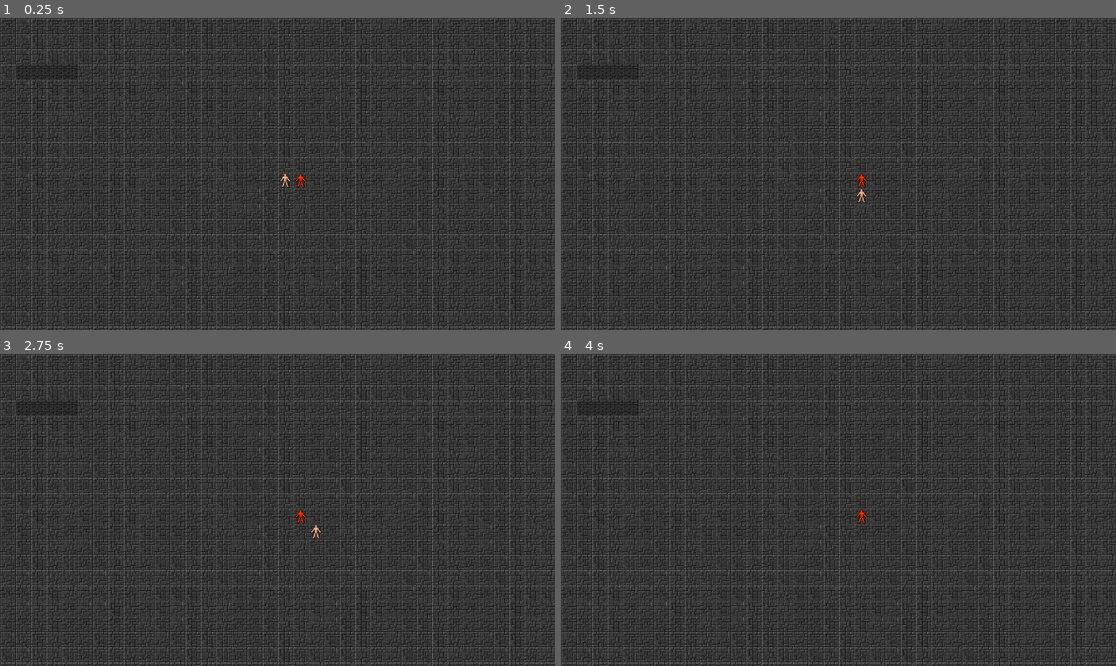
Above: before the commit, frames 1-4 (two rows, left to right).
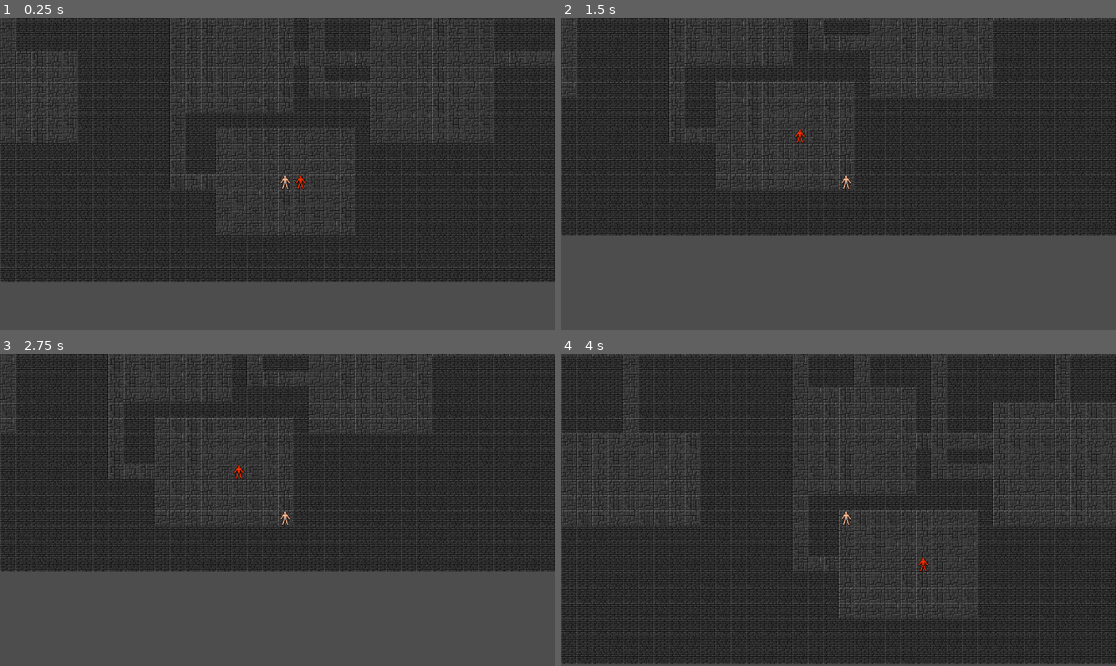
Above: after the commit, the same moments.

Repository: Smileybob72801/Pathfinder-Roguelike
Game: Godot game, scene res://src/Game/game.tscn
Two runs of this game, one before a commit and one after it. Both use one fixed random seed, a clock stepped at 60 frames per second and the inputs below.
Inputs:
- Up to frame 1 (0.25 s): no input
- Up to frame 2 (1.5 s): tap Enter at 0.5 s; hold Right (ui_right) 0.53-1.28 s; tap Space at 1.25 s; hold Down (ui_down) from 1.28 s (still down)
- Up to frame 3 (2.75 s): tap Enter at 2 s; release Down (ui_down) at 2.03 s; hold Right (ui_right) from 2.03 s (still down)
- Up to frame 4 (4 s): tap Space at 2.75 s; release Right (ui_right) at 2.78 s; hold Up (ui_up) 2.78-3.53 s; tap Enter at 3.5 s; hold Left (ui_left) from 3.53 s (still down)

The runs differ from the first frame. In frame 1, 37% of the frame differs, in the area x 0-100%, y 0-100%; in frame 2, 39%; in frame 3, 39%; in frame 4, 34%.

Commit message:
feat(map-gen): add config-driven procedural dungeon generation
Replace the hard-coded demo map with a procedural dungeon generator
built around reusable configs and resources.

- Introduce DungeonGenerator with GenerationResult output
- Add RoomPlacer and CorridorCarver extension points
- Implement rectangular room placement and L-shaped corridors
- Define default generation configs as Godot resources
- Spawn player from generated room centers instead of screen center

This establishes the foundation for scalable, data-driven map generation.

Diff:
--- /dev/null
+++ b/assets/definitions/map/gen_config/corridor_config/l_corridor_carver_default.tres
@@ -0,0 +1,7 @@
+[gd_resource type="Resource" script_class="LCorridorCarver" load_steps=2 format=3 uid="uid://cw82wxgvglpal"]
+
+[ext_resource type="Script" uid="uid://lahsp5fgvso7" path="res://src/Map/Generation/Corridors/l_corridor_carver.gd" id="1_fmpj5"]
+
+[resource]
+script = ExtResource("1_fmpj5")
+metadata/_custom_type_script = "uid://lahsp5fgvso7"
--- /dev/null
+++ b/assets/definitions/map/gen_config/dungeon_gen_config_default.tres
@@ -0,0 +1,11 @@
+[gd_resource type="Resource" script_class="DungeonGenConfig" load_steps=4 format=3 uid="uid://y4cfj10mjhe8"]
+
+[ext_resource type="Resource" uid="uid://cw82wxgvglpal" path="res://assets/definitions/map/gen_config/corridor_config/l_corridor_carver_default.tres" id="1_rr7oy"]
+[ext_resource type="Resource" uid="uid://y7j8xel3q5xk" path="res://assets/definitions/map/gen_config/room_config/rect_room_placer_default.tres" id="2_nuecr"]
+[ext_resource type="Script" uid="uid://bu4d3486tsfs3" path="res://src/Map/Generation/dungeon_gen_config.gd" id="3_nw1ek"]
+
+[resource]
+script = ExtResource("3_nw1ek")
+room_placer = ExtResource("2_nuecr")
+corridor_carver = ExtResource("1_rr7oy")
+metadata/_custom_type_script = "uid://bu4d3486tsfs3"
--- /dev/null
+++ b/assets/definitions/map/gen_config/room_config/rect_room_placer_default.tres
@@ -0,0 +1,7 @@
+[gd_resource type="Resource" script_class="RectRoomPlacer" load_steps=2 format=3 uid="uid://y7j8xel3q5xk"]
+
+[ext_resource type="Script" uid="uid://frswhralkobl" path="res://src/Map/Generation/Rooms/rect_room_placer.gd" id="1_hvk5w"]
+
+[resource]
+script = ExtResource("1_hvk5w")
+metadata/_custom_type_script = "uid://frswhralkobl"
--- a/src/Game/event_handler.gd
+++ b/src/Game/event_handler.gd
@@ -2,21 +2,34 @@
 
 extends Node
 
+const MOVE_DELAY_MS := 50
+
+var _last_move_time_ms: int = 0
+
+
 func get_action() -> Action:
+	var now_ms := Time.get_ticks_msec()
+
+	if now_ms - _last_move_time_ms < MOVE_DELAY_MS:
+		return null
+
 	var action: Action = null
+	var move_distance: int = 1
 
-	var moveDistance: int = 1
+	if Input.is_action_pressed("ui_up"):
+		action = MovementAction.new(0, -move_distance)
+	elif Input.is_action_pressed("ui_down"):
+		action = MovementAction.new(0, move_distance)
+	elif Input.is_action_pressed("ui_left"):
+		action = MovementAction.new(-move_distance, 0)
+	elif Input.is_action_pressed("ui_right"):
+		action = MovementAction.new(move_distance, 0)
 
-	if Input.is_action_just_pressed("ui_up"):
-		action = MovementAction.new(0, -(moveDistance))
-	elif Input.is_action_just_pressed("ui_down"):
-		action = MovementAction.new(0, moveDistance)
-	elif Input.is_action_just_pressed("ui_left"):
-		action = MovementAction.new(-(moveDistance), 0)
-	elif Input.is_action_just_pressed("ui_right"):
-		action = MovementAction.new(moveDistance, 0)
+	if action:
+		_last_move_time_ms = now_ms
+		return action
 
 	if Input.is_action_just_pressed("ui_cancel"):
-		action = EscapeAction.new()
+		return EscapeAction.new()
 
-	return action
+	return null
--- a/src/Game/game.gd
+++ b/src/Game/game.gd
@@ -1,4 +1,5 @@
 class_name Game
+
 extends Node2D
 
 const player_definition: EntityDefinition = preload("res://assets/definitions/entities/actors/entity_definition_player.tres")
@@ -9,9 +10,14 @@
 @onready var map: Map = $Map
 
 func _ready() -> void:
-	var player_start_pos: Vector2i = Grid.world_to_grid(get_viewport_rect().size.floor() / 2)
+	var player_start_pos: Vector2i = map.get_player_spawn()
 	player = Entity.new(player_start_pos, player_definition)
 	entities.add_child(player)
+
+	var camera: Camera2D = $Camera2D
+	remove_child(camera)
+	player.add_child(camera)
+
 	var npc := Entity.new(player_start_pos + Vector2i.RIGHT, player_definition)
 	npc.modulate = Color.ORANGE_RED
 	entities.add_child(npc)
--- a/src/Game/game.tscn
+++ b/src/Game/game.tscn
@@ -1,9 +1,11 @@
-[gd_scene load_steps=5 format=3 uid="uid://h55jsqf73lyx"]
+[gd_scene load_steps=7 format=3 uid="uid://h55jsqf73lyx"]
 
 [ext_resource type="Script" uid="uid://c6si3ker444vh" path="res://src/Game/game.gd" id="1_60cvd"]
 [ext_resource type="Script" uid="uid://cn2nl54elf2lj" path="res://src/Map/map.gd" id="3_3s8ir"]
 [ext_resource type="TileSet" uid="uid://bp3jqmorgaduo" path="res://assets/tilesets/dcss_tileset.tres" id="3_bob6j"]
 [ext_resource type="Script" uid="uid://bojmjnun6jh7q" path="res://src/Game/event_handler.gd" id="3_sag4g"]
+[ext_resource type="Script" uid="uid://pe54was57ngv" path="res://src/Map/Generation/dungeon_generator.gd" id="5_3s8ir"]
+[ext_resource type="Resource" uid="uid://y4cfj10mjhe8" path="res://assets/definitions/map/gen_config/dungeon_gen_config_default.tres" id="6_7m6cs"]
 
 [node name="Game" type="Node2D"]
 script = ExtResource("1_60cvd")
@@ -13,6 +15,7 @@
 
 [node name="Map" type="Node2D" parent="." node_paths=PackedStringArray("floor_layer", "wall_layer")]
 script = ExtResource("3_3s8ir")
+map_height = 80
 floor_layer = NodePath("FloorLayer")
 wall_layer = NodePath("WallLayer")
 
@@ -22,4 +25,10 @@
 [node name="WallLayer" type="TileMapLayer" parent="Map"]
 tile_set = ExtResource("3_bob6j")
 
+[node name="DungeonGenerator" type="Node" parent="Map"]
+script = ExtResource("5_3s8ir")
+config = ExtResource("6_7m6cs")
+
 [node name="Entities" type="Node2D" parent="."]
+
+[node name="Camera2D" type="Camera2D" parent="."]
--- /dev/null
+++ b/src/Map/Generation/Corridors/l_corridor_carver.gd
@@ -0,0 +1,42 @@
+class_name LCorridorCarver
+
+extends CorridorCarver
+
+func connect_rooms(
+	map_data: MapData,
+	rng: RandomNumberGenerator,
+	config: DungeonGenConfig,
+	room_centers: Array[Vector2i],
+	carve_floor: Callable
+) -> void:
+	if room_centers.size() < 2:
+		return
+
+	for i in range(1, room_centers.size()):
+		_tunnel_between(map_data, rng, room_centers[i - 1], room_centers[i], carve_floor)
+
+func _tunnel_between(
+	map_data: MapData,
+	rng: RandomNumberGenerator,
+	start: Vector2i,
+	end: Vector2i,
+	carve_floor: Callable
+) -> void:
+	if rng.randf() < 0.5:
+		_tunnel_horizontal(map_data, start.y, start.x, end.x, carve_floor)
+		_tunnel_vertical(map_data, end.x, start.y, end.y, carve_floor)
+	else:
+		_tunnel_vertical(map_data, start.x, start.y, end.y, carve_floor)
+		_tunnel_horizontal(map_data, end.y, start.x, end.x, carve_floor)
+
+func _tunnel_horizontal(map_data: MapData, y: int, x_start: int, x_end: int, carve_floor: Callable) -> void:
+	var x_min := mini(x_start, x_end)
+	var x_max := maxi(x_start, x_end)
+	for x in range(x_min, x_max + 1):
+		carve_floor.call(Vector2i(x, y))
+
+func _tunnel_vertical(map_data: MapData, x: int, y_start: int, y_end: int, carve_floor: Callable) -> void:
+	var y_min := mini(y_start, y_end)
+	var y_max := maxi(y_start, y_end)
+	for y in range(y_min, y_max + 1):
+		carve_floor.call(Vector2i(x, y))
--- /dev/null
+++ b/src/Map/Generation/Rooms/rect_room_placer.gd
@@ -0,0 +1,54 @@
+class_name RectRoomPlacer
+
+extends RoomPlacer
+
+func create_rooms(map_data: MapData, rng: RandomNumberGenerator, config: DungeonGenConfig) -> Array[Rect2i]:
+	var rooms: Array[Rect2i] = []
+
+	for _i in config.max_rooms:
+		var room_v: Variant = _try_make_room(map_data, rng, config)
+
+		if room_v == null:
+			continue
+
+		var room: Rect2i = room_v
+		if _overlaps_any(room, rooms, config.room_spacing):
+			continue
+
+		rooms.append(room)
+
+	return rooms
+
+func _try_make_room(map_data: MapData, rng: RandomNumberGenerator, config: DungeonGenConfig) -> Variant:
+	var width := rng.randi_range(config.room_min_size, config.room_max_size)
+	var height := rng.randi_range(config.room_min_size, config.room_max_size)
+
+	var min_x := config.padding_from_border
+	var min_y := config.padding_from_border
+	var max_x := map_data.width - width - config.padding_from_border
+	var max_y := map_data.height - height - config.padding_from_border
+
+	if max_x <= min_x or max_y <= min_y:
+		return null
+
+	return Rect2i(
+		rng.randi_range(min_x, max_x),
+		rng.randi_range(min_y, max_y),
+		width,
+		height
+	)
+
+func _overlaps_any(candidate: Rect2i, existing: Array[Rect2i], margin: int) -> bool:
+	var test := _inflated(candidate, margin)
+	for r in existing:
+		if test.intersects(r):
+			return true
+	return false
+
+func _inflated(rect: Rect2i, margin: int) -> Rect2i:
+	return Rect2i(
+		rect.position.x - margin,
+		rect.position.y - margin,
+		rect.size.x + (margin * 2),
+		rect.size.y + (margin * 2)
+	)
--- /dev/null
+++ b/src/Map/Generation/corridor_carver.gd
@@ -0,0 +1,12 @@
+class_name CorridorCarver
+
+extends Resource
+
+func connect_rooms(
+	map_data: MapData,
+	rng: RandomNumberGenerator,
+	config: DungeonGenConfig,
+	room_centers: Array[Vector2i],
+	carve_floor: Callable
+) -> void:
+	push_error("CorridorCarver.connect_rooms() not implemented")
--- /dev/null
+++ b/src/Map/Generation/dungeon_gen_config.gd
@@ -0,0 +1,22 @@
+class_name DungeonGenConfig
+
+extends Resource
+
+@export_category("Map")
+@export var padding_from_border: int = 1
+
+@export_category("Rooms")
+@export var max_rooms: int = 30
+@export var room_min_size: int = 6
+@export var room_max_size: int = 10
+@export var room_spacing: int = 1 # extra gap between rooms
+@export var room_placer: RoomPlacer
+
+@export_category("Corridors")
+@export var corridor_carver: CorridorCarver
+
+@export_category("Tiles")
+@export var floor_kind: MapData.TileKind = MapData.TileKind.FLOOR
+@export var wall_kind: MapData.TileKind = MapData.TileKind.WALL
+@export var floor_visual: MapData.TileVisual = MapData.TileVisual.FLOOR_FLAGSTONE
+@export var wall_visual: MapData.TileVisual = MapData.TileVisual.WALL_STONE_BRICK
--- /dev/null
+++ b/src/Map/Generation/dungeon_generator.gd
@@ -0,0 +1,78 @@
+class_name DungeonGenerator
+
+extends Node
+
+@export var config: DungeonGenConfig
+
+var _rng := RandomNumberGenerator.new()
+var _active_map_data: MapData
+
+class GenerationResult:
+	var rooms: Array[Rect2i] = []
+	var room_centers: Array[Vector2i] = []
+
+func generate_into(map_data: MapData) -> GenerationResult:
+	_rng.randomize()
+
+	if config == null:
+		push_error("DungeonGenerator: config is null.")
+		return GenerationResult.new()
+
+	if config.room_placer == null:
+		push_error("DungeonGenerator: config.room_placer is null.")
+		return GenerationResult.new()
+
+	if config.corridor_carver == null:
+		push_error("DungeonGenerator: config.corridor_carver is null.")
+		return GenerationResult.new()
+
+	_active_map_data = map_data
+
+	_fill_all_walls(map_data)
+
+	var result := GenerationResult.new()
+
+	var rooms: Array[Rect2i] = config.room_placer.create_rooms(map_data, _rng, config)
+	for r in rooms:
+		_carve_room(r)
+		result.rooms.append(r)
+		result.room_centers.append(_rect_center(r))
+
+	config.corridor_carver.connect_rooms(
+		map_data,
+		_rng,
+		config,
+		result.room_centers,
+		Callable(self, "_set_floor")
+	)
+
+	_active_map_data = null
+	return result
+
+# ------------------------------------------------------------
+# Baseline fill
+# ------------------------------------------------------------
+
+func _fill_all_walls(map_data: MapData) -> void:
+	for y in range(map_data.height):
+		for x in range(map_data.width):
+			map_data.set_cell(Vector2i(x, y), config.wall_kind, config.wall_visual)
+
+# ------------------------------------------------------------
+# Carving
+# ------------------------------------------------------------
+
+func _carve_room(room: Rect2i) -> void:
+	for y in range(room.position.y, room.position.y + room.size.y):
+		for x in range(room.position.x, room.position.x + room.size.x):
+			_set_floor(Vector2i(x, y))
+
+func _set_floor(pos: Vector2i) -> void:
+	if _active_map_data == null:
+		return
+	if not _active_map_data.is_in_bounds(pos):
+		return
+	_active_map_data.set_cell(pos, config.floor_kind, config.floor_visual)
+
+func _rect_center(room: Rect2i) -> Vector2i:
+	return Vector2i(room.position.x + int(room.size.x / 2), room.position.y + int(room.size.y / 2))
--- /dev/null
+++ b/src/Map/Generation/room_placer.gd
@@ -0,0 +1,7 @@
+class_name RoomPlacer
+
+extends Resource
+
+func create_rooms(map_data: MapData, rng: RandomNumberGenerator, config: DungeonGenConfig) -> Array[Rect2i]:
+	push_error("RoomPlacer.create_rooms() not implemented")
+	return []
--- a/src/Map/map.gd
+++ b/src/Map/map.gd
@@ -1,5 +1,9 @@
 class_name Map
+
 extends Node2D
+
+@onready var dungeon_generator: DungeonGenerator = $DungeonGenerator
+var gen_result: DungeonGenerator.GenerationResult
 
 @export var map_width: int = 80
 @export var map_height: int = 45
@@ -16,6 +20,8 @@
 
 	registry = TileVisualRegistry.new()
 	map_data = MapData.new(map_width, map_height, registry)
+
+	gen_result = dungeon_generator.generate_into(map_data)
 
 	render_all()
 
@@ -55,3 +61,9 @@
 	var coords: Vector2i = def.atlas_coords_options[variant % def.atlas_coords_options.size()]
 
 	layer.set_cell(cell, def.source_id, coords, def.alternative_tile)
+
+
+func get_player_spawn() -> Vector2i:
+	if gen_result != null and not gen_result.room_centers.is_empty():
+		return gen_result.room_centers[0]
+	return Vector2i(map_width / 2, map_height / 2)
--- a/src/Map/map_data.gd
+++ b/src/Map/map_data.gd
@@ -49,21 +49,6 @@
 	kinds.resize(cell_count)
 	visual_set_ids.resize(cell_count)
 	variants.resize(cell_count)
-
-	# Sentinel initialization (makes missing visuals obvious)
-	for i in range(cell_count):
-		kinds[i] = TileKind.FLOOR
-		visual_set_ids[i] = -1
-		variants[i] = 0
-
-	# Demo: fill the whole map with flagstone floor (variant 0 for now)
-	for y in range(height):
-		for x in range(width):
-			set_cell(Vector2i(x, y), TileKind.FLOOR, TileVisual.FLOOR_FLAGSTONE)
-
-	# Demo: wall segment (visible near origin)
-	for x in range(1, 5):
-		set_cell(Vector2i(x, 3), TileKind.WALL, TileVisual.WALL_STONE_BRICK, 0)
 
 
 func set_cell(pos: Vector2i, kind: TileKind, visual: TileVisual, variant: int = -1) -> void:
Not shown, added: dun_gen.txt
Not shown, added: src/Map/Generation/Corridors/l_corridor_carver.gd.uid
Not shown, added: src/Map/Generation/Rooms/rect_room_placer.gd.uid
Not shown, added: src/Map/Generation/corridor_carver.gd.uid
Not shown, added: src/Map/Generation/dungeon_gen_config.gd.uid
Not shown, added: src/Map/Generation/dungeon_generator.gd.uid
Not shown, added: src/Map/Generation/room_placer.gd.uid
Not shown, added: dun_gen.patch
